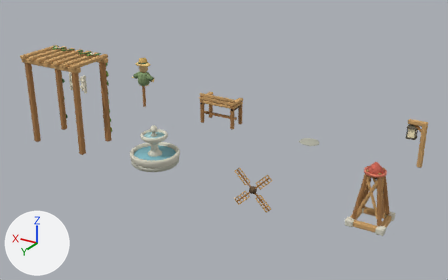
Two versions of the Blender file tools/art/source/decor_290/decor_290.blend, one commit apart.
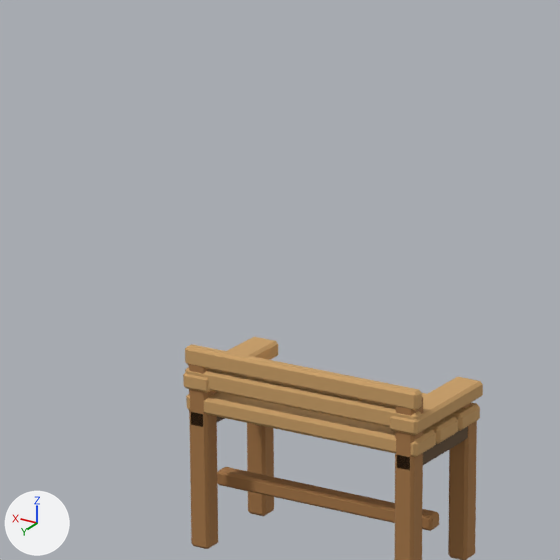
There are two pictures of each version: one whole from a 50 mm lens placed at (-0.39, 14.0, 6.5), pointed at (7.7, 0.52, -0.24), one close up on the part from 38% to 57% of the width and 15% to 44% of the height. Arrows for +X, +Y and +Z are at lower left; the lights stay in place. The last two pictures show the newer version.

In view in the first close-up: 'Bench armrest', 'Bench armrest.001', 'Bench broad back plank', 'Bench broad back plank.001', 'Bench front leg', 'Bench front leg.001', 'Bench lower stretcher', 'Bench rear upright', 'Bench rear upright.001', 'Bench seat bearer', 'Bench seat plank' and 3 more.
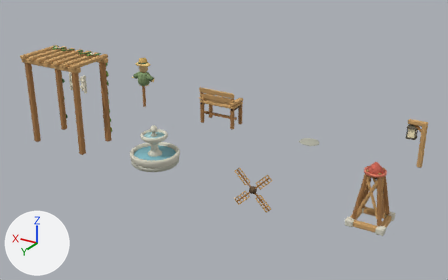
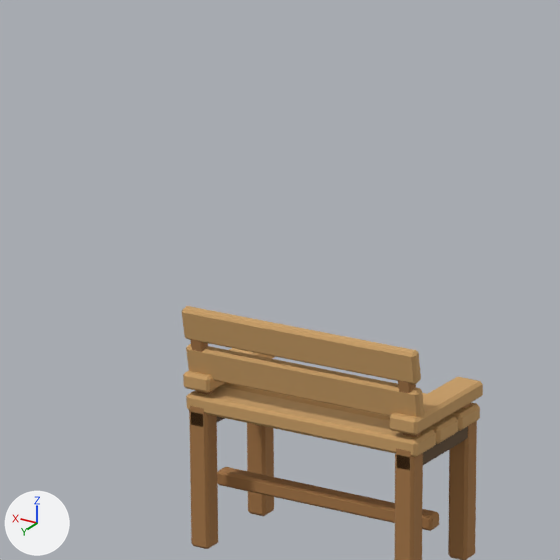
Boxes [x1, y1, x2, y2] around the edits, measured in the close-ups (560 x 560 px):
'Bench broad upright back plank.001', added (orange): after [182, 306, 421, 384]
'Bench broad upright back plank', added (orange): after [186, 344, 424, 418]
'Bench broad back plank.001', deleted (orange): before [185, 344, 422, 411]
'Bench broad back plank', deleted (orange): before [185, 367, 422, 427]
'Bench reclining back stile', added (mostly hidden): after [398, 380, 420, 437]
'Bench reclining back stile.001', added (mostly hidden): after [190, 339, 214, 395]
'Bench seat plank.001', unchanged, uncovered by the edit: before [428, 415, 458, 444]; after [222, 383, 458, 444]

The change, as a diff of the scene's bpy script:
```diff
--- a/tools/art/source/decor_290/decor_290.blend.py
+++ b/tools/art/source/decor_290/decor_290.blend.py
@@ ob_bench_rear_upright_001 @@
-ob_bench_rear_upright_001 = bpy.data.objects.new('Bench rear upright.001', me_cube_028)
+ob_bench_rear_upright_001 = bpy.data.objects.new('Bench rear upright.001', me_cube_029)
 ob_bench_rear_upright_001.location = (8.59, 0.22, 0.42)
@@ ob_bench_broad_back_plank @@
-ob_bench_broad_back_plank = bpy.data.objects.new('Bench broad back plank', me_cube_036)
@@ ob_bench_broad_back_plank_001 @@
-ob_bench_broad_back_plank_001 = bpy.data.objects.new('Bench broad back plank.001', me_cube_037)
@@ ob_bench_broad_upright_back_plank_001 @@
+ob_bench_broad_upright_back_plank_001 = bpy.data.objects.new('Bench broad upright back plank.001', me_cube_039_1)  # a box spanning x -0.55..0.55, y -0.025..0.025, z -0.07..0.07; in mat_wood_light (orange #cba067); modifiers BEVEL, WEIGHTED_NORMAL
+ob_bench_broad_upright_back_plank_001.location = (8.1, 0.254, 0.977)
+ob_bench_broad_upright_back_plank_001.rotation_euler = (-0.175, 0.0, 0.0)  # degrees (-10, 0, 0)
@@ ob_bench_broad_upright_back_plank @@
+ob_bench_broad_upright_back_plank = bpy.data.objects.new('Bench broad upright back plank', me_cube_039_1.copy())  # modifiers BEVEL, WEIGHTED_NORMAL
+ob_bench_broad_upright_back_plank.location = (8.1, 0.225, 0.81)
+ob_bench_broad_upright_back_plank.rotation_euler = (-0.175, 0.0, 0.0)  # degrees (-10, 0, 0)
@@ ob_bench_reclining_back_stile_001 @@
+ob_bench_reclining_back_stile_001 = bpy.data.objects.new('Bench reclining back stile.001', me_cube_031_1)  # a box spanning x -0.032..0.032, y -0.024..0.024, z -0.213..0.213; in mat_wood (brown #a87948); modifiers BEVEL, WEIGHTED_NORMAL
+ob_bench_reclining_back_stile_001.location = (8.59, 0.226, 0.82)
+ob_bench_reclining_back_stile_001.rotation_euler = (0.175, 0.0, -3.142)  # degrees (10, 0, -180)
@@ ob_bench_reclining_back_stile @@
+ob_bench_reclining_back_stile = bpy.data.objects.new('Bench reclining back stile', me_cube_031_1.copy())  # modifiers BEVEL, WEIGHTED_NORMAL
+ob_bench_reclining_back_stile.location = (7.61, 0.226, 0.82)
+ob_bench_reclining_back_stile.rotation_euler = (0.175, 0.0, -3.142)  # degrees (10, 0, -180)
```
